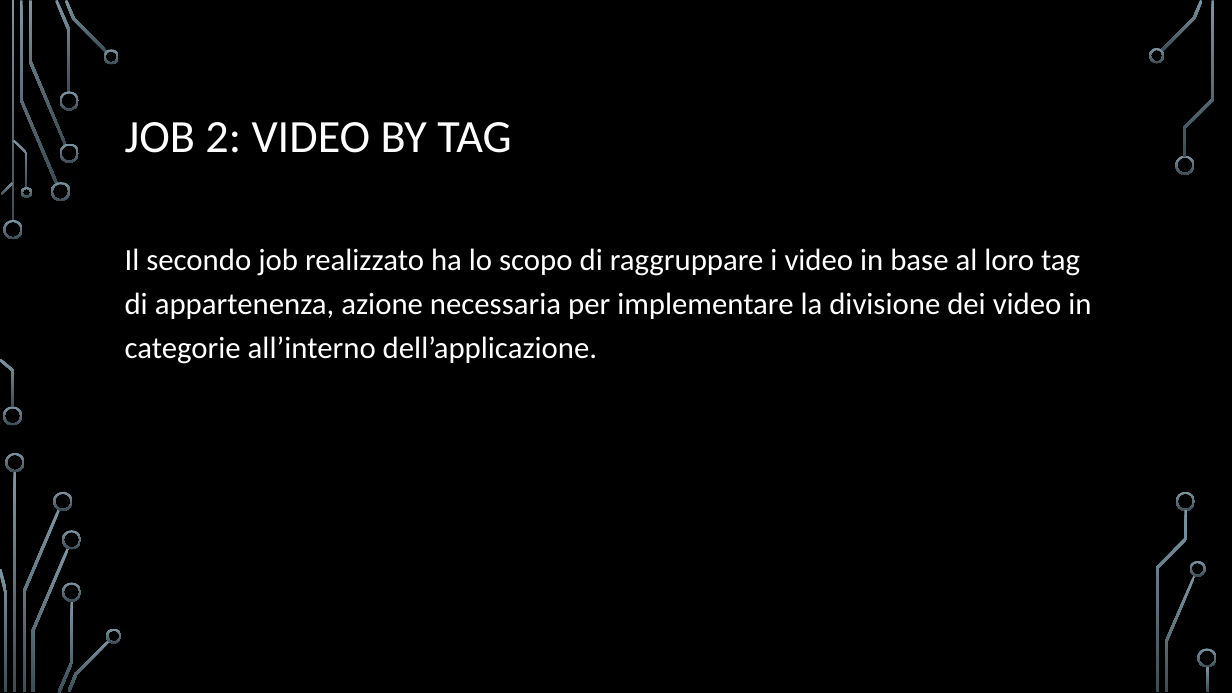
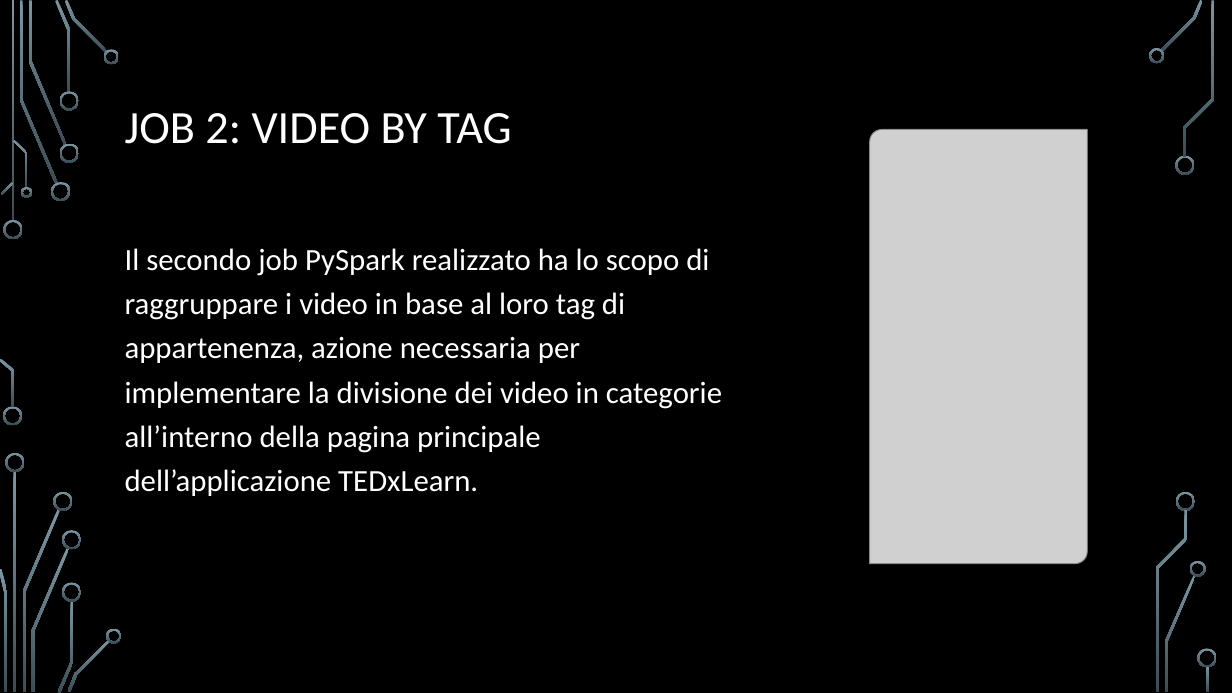
Before and after one commit to carraraFederico/TEDxLearn_ProgettoCloudMobile_2024, a slide deck: slide 5 of Presentazioni/TEDxLearn_part2.pptx. Drawn at 1232x693 pixels with LibreOffice and Linux fonts; fonts in the diff are those of the drawing; grey boxes stand for pictures; background and template pictures are left out. Boxes give left, top, right and bottom in pixels: in the first picture for what was removed or moved away, otherwise in the second. Text is boxed around its words. In the diff, an @@ line names an element or a change of style, - is before the commit and + after.

```diff
--- a/Presentazioni/TEDxLearn_part2.pptx
+++ b/Presentazioni/TEDxLearn_part2.pptx
@@ title "JOB 2: VIDEO BY TAG": place and size @@
-title "JOB 2: VIDEO BY TAG" at <box>125,122,511,153</box>
+title "JOB 2: VIDEO BY TAG" at <box>125,113,511,144</box>
@@ picture added at <box>870,129,1087,564</box> @@
@@ text at <box>125,248,722,496</box>: text changed @@
-Il secondo job realizzato ha lo scopo di raggruppare i video in base al loro tag di appartenenza, azione necessaria per implementare la divisione dei video in categorie all’interno dell’applicazione.
+Il secondo job PySpark realizzato ha lo scopo di raggruppare i video in base al loro tag di appartenenza, azione necessaria per implementare la divisione dei video in categorie all’interno della pagina principale dell’applicazione TEDxLearn.
```
Also in this commit, not shown: 7 other slides changed, 1 other file.
